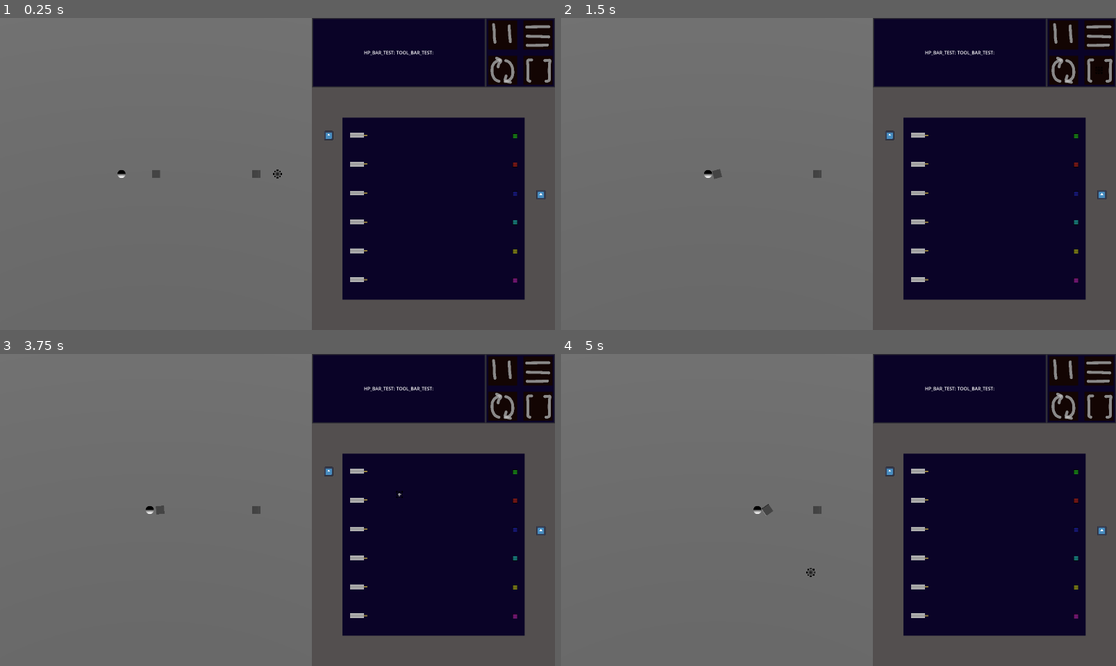
Above: before the commit, frames 1-4 (two rows, left to right).
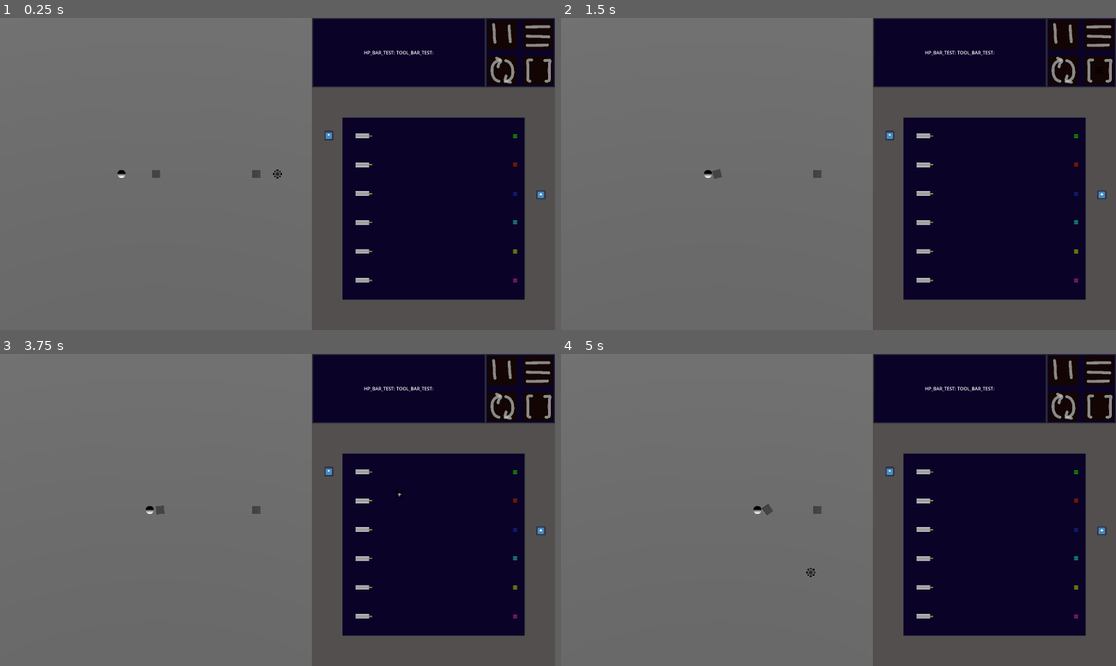
Above: after the commit, the same moments.

Repository: ponosnarassvete/space-shooter
Game: Godot game, scene res://scenes/core_scene_node.tscn
The game is run twice, just before and just after one commit, with the same random seed, the same clock (stepped at 60 frames per second) and the same inputs. The engine's default icon, where the game draws it, is replaced by a stand-in: a white triangle on a blue panel in a dark square.
Inputs (mouse positions are in pixels of both pictures, inside the frame that each line leads up to):
- Up to frame 1 (0.25 s): no input
- Up to frame 2 (1.5 s): click (1066, 71) at 0.5 s; click (1099, 71) at 1.25 s
- Up to frame 3 (3.75 s): click (538, 369) at 2 s; click (505, 369) at 2.75 s; tap Enter at 3.5 s; move the mouse to (399, 494) at 3.52 s; hold D (player_right) from 3.53 s (still down); hold E (player_interact) from 3.53 s (still down); click (399, 494) at 3.67 s
- Up to frame 4 (5 s): release D (player_right) at 4.25 s; release E (player_interact) at 4.25 s; tap Space at 4.25 s; drag from (727, 525) to (810, 572) at 4.27 s

The runs differ from the first frame. In frame 1, 0.2% of the frame differs, in the area x 63-68%, y 36-85%; in frame 2, 0.2%; in frame 3, 0.2%; in frame 4, 0.2%.

Commit message:
I hate Godot, I think

Diff:
--- a/scenes/objects/puzzle_test.tscn
+++ b/scenes/objects/puzzle_test.tscn
@@ -64,63 +64,45 @@
 
 [node name="Target6" parent="Wires_and_Targets" instance=ExtResource("8_a0u4r")]
 
-[node name="Wire1" parent="Wires_and_Targets" groups=["Wire"] instance=ExtResource("3_un02x")]
-z_index = 1
-texture_filter = 1
-position = Vector2(1244, 406)
+[node name="Wire1" parent="Wires_and_Targets" instance=ExtResource("3_un02x")]
+position = Vector2(1261, 408)
 scale = Vector2(0.25, 0.25)
 activated = true
-metadata/connected = false
 
 [node name="Clamp_2D" parent="Wires_and_Targets/Wire1" index="1" node_paths=PackedStringArray("interface_rect")]
 interface_rect = NodePath("../../../ReferenceRect")
 
-[node name="Wire2" parent="Wires_and_Targets" groups=["Wire"] instance=ExtResource("3_un02x")]
-z_index = 1
-texture_filter = 1
-position = Vector2(1244, 506)
+[node name="Wire2" parent="Wires_and_Targets" instance=ExtResource("3_un02x")]
+position = Vector2(1261, 508)
 scale = Vector2(0.25, 0.25)
-metadata/connected = false
 
 [node name="Clamp_2D" parent="Wires_and_Targets/Wire2" index="1" node_paths=PackedStringArray("interface_rect")]
 interface_rect = NodePath("../../../ReferenceRect")
 
-[node name="Wire3" parent="Wires_and_Targets" groups=["Wire"] instance=ExtResource("3_un02x")]
-z_index = 1
-texture_filter = 1
-position = Vector2(1244, 606)
+[node name="Wire3" parent="Wires_and_Targets" instance=ExtResource("3_un02x")]
+position = Vector2(1261, 608)
 scale = Vector2(0.25, 0.25)
-metadata/connected = false
 
 [node name="Clamp_2D" parent="Wires_and_Targets/Wire3" index="1" node_paths=PackedStringArray("interface_rect")]
 interface_rect = NodePath("../../../ReferenceRect")
 
-[node name="Wire4" parent="Wires_and_Targets" groups=["Wire"] instance=ExtResource("3_un02x")]
-z_index = 1
-texture_filter = 1
-position = Vector2(1244, 706)
+[node name="Wire4" parent="Wires_and_Targets" instance=ExtResource("3_un02x")]
+position = Vector2(1261, 708)
 scale = Vector2(0.25, 0.25)
-metadata/connected = false
 
 [node name="Clamp_2D" parent="Wires_and_Targets/Wire4" index="1" node_paths=PackedStringArray("interface_rect")]
 interface_rect = NodePath("../../../ReferenceRect")
 
-[node name="Wire5" parent="Wires_and_Targets" groups=["Wire"] instance=ExtResource("3_un02x")]
-z_index = 1
-texture_filter = 1
-position = Vector2(1244, 806)
+[node name="Wire5" parent="Wires_and_Targets" instance=ExtResource("3_un02x")]
+position = Vector2(1261, 808)
 scale = Vector2(0.25, 0.25)
-metadata/connected = false
 
 [node name="Clamp_2D" parent="Wires_and_Targets/Wire5" index="1" node_paths=PackedStringArray("interface_rect")]
 interface_rect = NodePath("../../../ReferenceRect")
 
-[node name="Wire6" parent="Wires_and_Targets" groups=["Wire"] instance=ExtResource("3_un02x")]
-z_index = 1
-texture_filter = 1
-position = Vector2(1244, 906)
+[node name="Wire6" parent="Wires_and_Targets" instance=ExtResource("3_un02x")]
+position = Vector2(1261, 908)
 scale = Vector2(0.25, 0.25)
-metadata/connected = false
 
 [node name="Clamp_2D" parent="Wires_and_Targets/Wire6" index="1" node_paths=PackedStringArray("interface_rect")]
 interface_rect = NodePath("../../../ReferenceRect")
--- a/scripts/objects/puzzles/wires/clamp_2d.gd
+++ b/scripts/objects/puzzles/wires/clamp_2d.gd
@@ -10,7 +10,7 @@
 		switch = false
 	else:
 		switch = true
-	print(get_parent())
+	print(switch)
 
 func _picked() -> void:
 	if Input.is_anything_pressed():
--- a/scripts/objects/puzzles/wires/energy_wire.gd
+++ b/scripts/objects/puzzles/wires/energy_wire.gd
@@ -2,6 +2,8 @@
 extends Sprite2D
 
 signal pulse
+
+@export var wire_id: int = -1
 
 @export var energy_par: Energy_Parameters
 @export var active_group_name: String = "Active"
